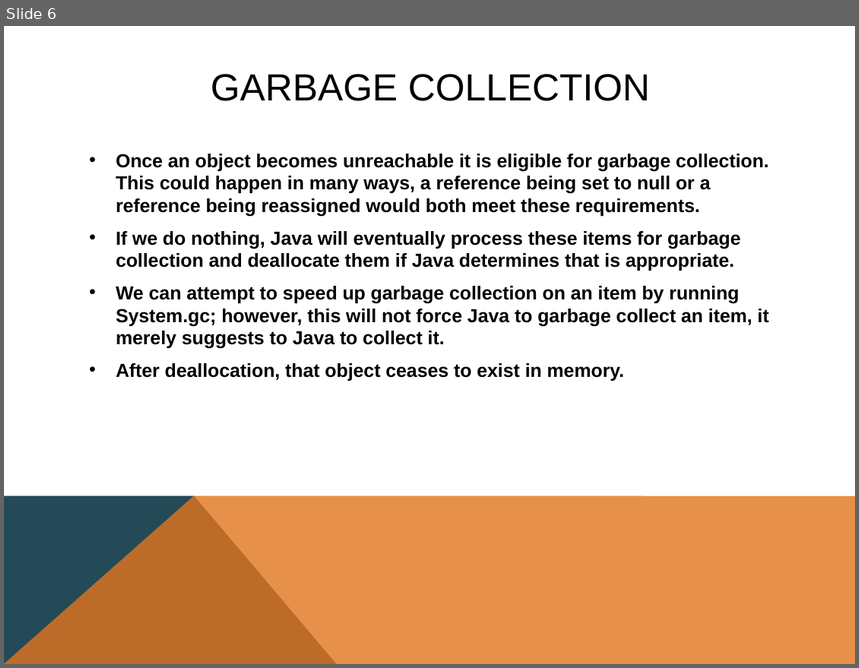
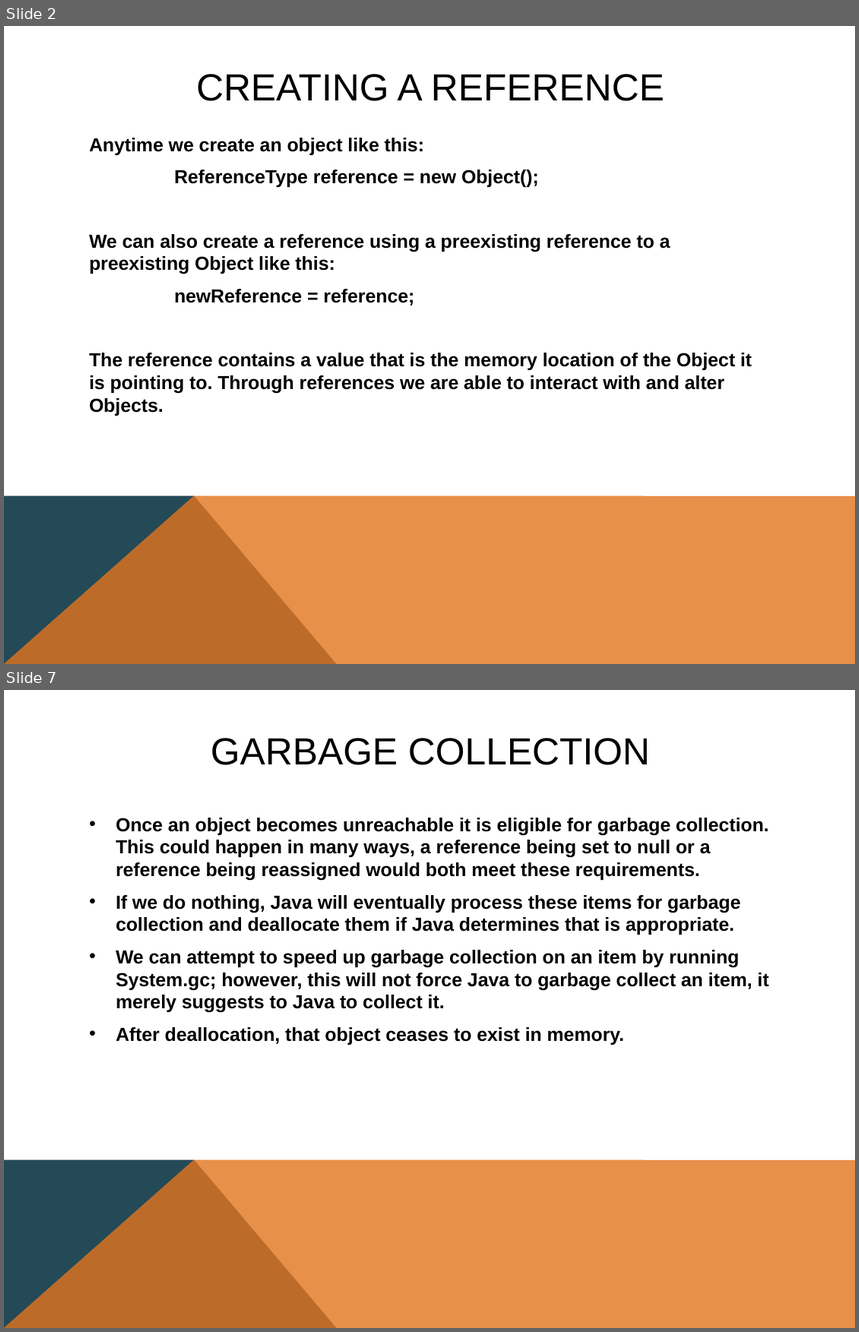
Before and after one commit to RAAllen/JavaReferences, a slide deck: javareferences.pptx. Shown one above the other, each under a label of ours: slide 6 before the commit, slides 2 and 7 after it; the slides between them are not shown. The pictures are 859x668 and 859x1332 pixels, drawn with LibreOffice and Linux fonts; fonts in the diff are those of the drawing. Boxes give left, top, right and bottom in pixels: in the first picture for what was removed or moved away, otherwise in the second. Text is boxed around its words. In the diff, an @@ line names an element or a change of style, - is before the commit and + after.

```diff
--- a/javareferences.pptx
+++ b/javareferences.pptx
@@ slide 2 added at (4,26,855,664), background #FFFFFF; not listed: 2 template elements that a slide beside it also shows @@
@@ title added at (196,74,664,101), 32 pt, text #000000 @@
+CREATING A REFERENCE
@@ text added at (89,138,752,416), 16 pt, text #000000, bold @@
+Anytime we create an object like this:
+ReferenceType reference = new Object();
+We can also create a reference using a preexisting reference to a preexisting Object like this:
+newReference = reference;
+The reference contains a value that is the memory location of the Object it is pointing to. Through references we are able to interact with and alter Objects.
@@ what was slide 6 is now slide 7 @@
```
Also in this commit, not shown: 4 slides changed, 1 other slide added, 1 slide removed, 1 other file.
